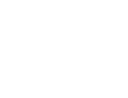
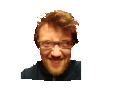
Two versions of the same layered image (128 x 98). Layer-by-layer changes:
added layer "Pasted Layer #5" above "Pasted Layer #4" over (x1=20, y1=9, x2=82, y2=81)
